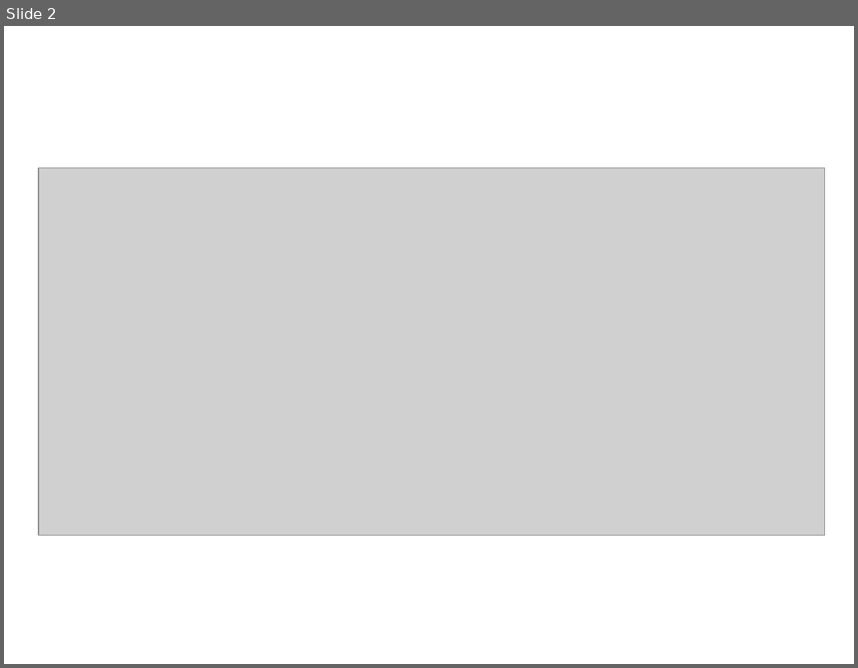
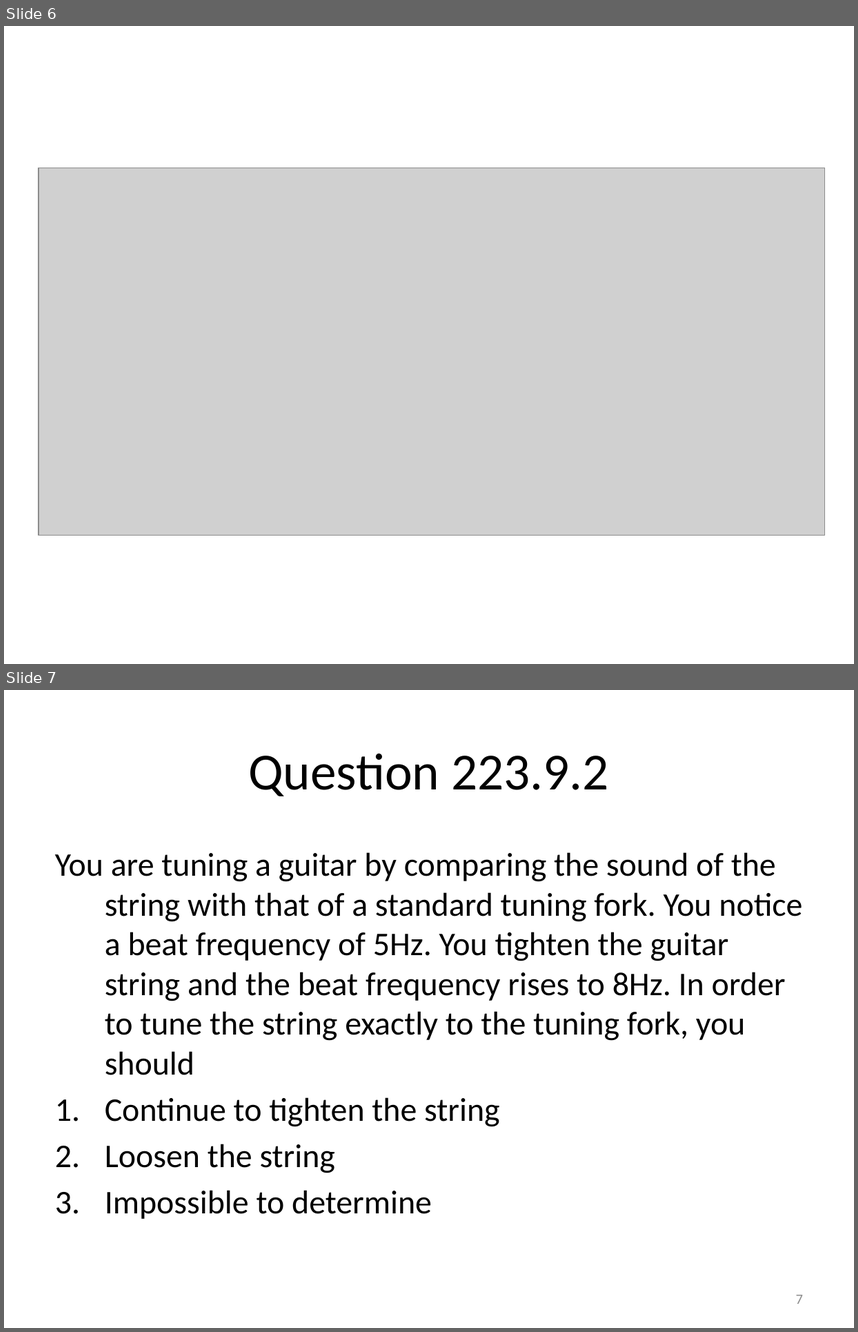
Before and after one commit to rtlines/PH223-Engineering-Physics, a slide deck: Slides/PH223_Lecture_09.pptx. Shown one above the other, each under a label of ours: slide 2 before the commit, slides 6 and 7 after it. The pictures are 858x668 and 858x1332 pixels, drawn with LibreOffice and Linux fonts; fonts in the diff are those of the drawing; grey boxes stand for pictures. Boxes give left, top, right and bottom in pixels: in the first picture for what was removed or moved away, otherwise in the second. Text is boxed around its words. In the diff, an @@ line names an element or a change of style, - is before the commit and + after.

```diff
--- a/Slides/PH223_Lecture_09.pptx
+++ b/Slides/PH223_Lecture_09.pptx
@@ slide 7 added at (4,690,854,1328), background #FFFFFF @@
@@ title added at (248,753,609,796), 44 pt, text #000000 @@
+Question 223.9.2
@@ text added at (55,852,802,1219), 28 pt, text #000000 @@
+You are tuning a guitar by comparing the sound of the string with that of a standard tuning fork. You notice a beat frequency of 5Hz. You tighten the guitar string and the beat frequency rises to 8Hz. In order to tune the string exactly to the tuning fork, you should
+1. Continue to tighten the string
+2. Loosen the string
+3. Impossible to determine
@@ page number added at (796,1294,803,1303), 12 pt, text #8C8C8C @@
+7
@@ what was slide 2 is now slide 6 @@
```
Also in this commit, not shown: 2 slides changed, 16 other slides added, 35 other files.
